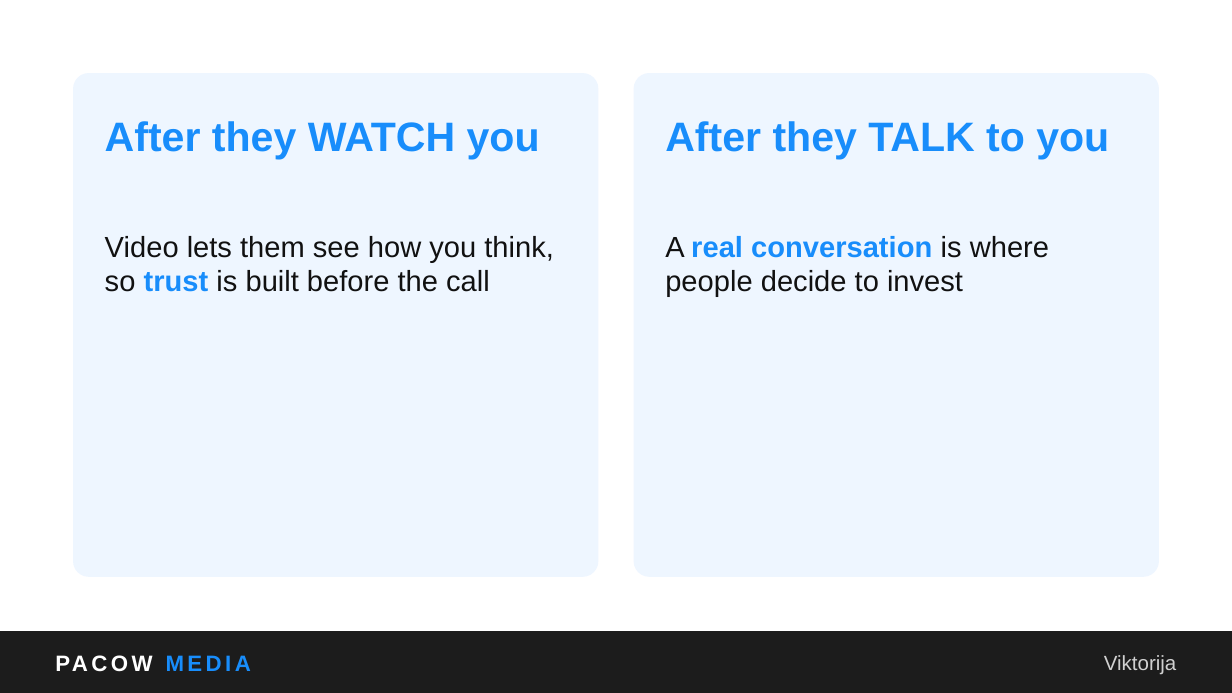
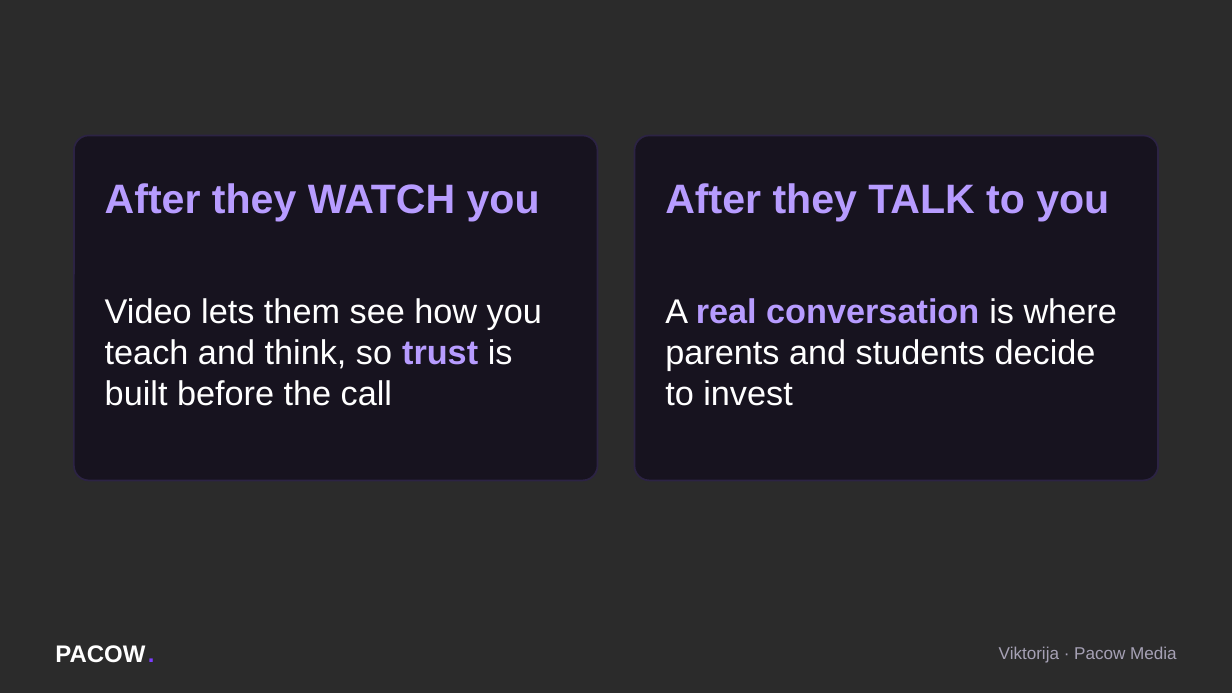
Before and after one commit to ema-del/business, a slide deck: slide 17 of webinar/Pacow_Media_Webinar.pptx (slide 25 before the commit). Drawn at 1232x693 pixels with LibreOffice and Linux fonts; fonts in the diff are those of the drawing; background and template pictures are left out; a plain dark background stands for a picture behind light text. Boxes give left, top, right and bottom in pixels: in the first picture for what was removed or moved away, otherwise in the second. Text is boxed around its words. In the diff, an @@ line names an element or a change of style, - is before the commit and + after.

```diff
--- a/webinar/Pacow_Media_Webinar.pptx
+++ b/webinar/Pacow_Media_Webinar.pptx
@@ background #FFFFFF to picture (left out) @@
@@ rounded rectangle at [74, 136, 598, 480]: fill #EEF6FF to #17131F; outline #EEF6FF 1 pt to #2C2344 1 pt; proportions changed @@
@@ rounded rectangle: place and size @@
-rounded rectangle at [74, 74, 598, 577]
+rounded rectangle at [74, 136, 598, 480]
@@ rounded rectangle: place and size @@
-rounded rectangle at [634, 74, 1158, 577]
+rounded rectangle at [634, 136, 1158, 480]
@@ rounded rectangle at [634, 136, 1158, 480]: fill #EEF6FF to #17131F; outline #EEF6FF 1 pt to #2C2344 1 pt; proportions changed @@
@@ text "After they WATCH you": place and size @@
-text "After they WATCH you" at [105, 121, 540, 160]
+text "After they WATCH you" at [105, 183, 540, 221]
@@ text "After they WATCH you" at [105, 183, 540, 221]: text colour #188DFB to #B79CFF @@
@@ text "After they TALK to you": place and size @@
-text "After they TALK to you" at [665, 121, 1109, 160]
+text "After they TALK to you" at [665, 183, 1109, 221]
@@ text "After they TALK to you" at [665, 183, 1109, 221]: text colour #188DFB to #B79CFF @@
@@ text at [105, 298, 542, 406]: text changed; size 17 to 20 pt; text colour #111111 to #FFFFFF @@
-Video lets them see how you think, so trust is built before the call
+Video lets them see how you teach and think, so trust is built before the call
@@ text at [665, 298, 1117, 406]: text changed; size 17 to 20 pt; text colour #111111 to #FFFFFF @@
-A real conversation is where people decide to invest
+A real conversation is where parents and students decide to invest
@@ rectangle removed at [0, 631, 1232, 692] @@
@@ text removed at [55, 631, 425, 692] @@
-PACOW MEDIA
@@ text added at [55, 645, 154, 663], 14 pt, text #FFFFFF, bold @@
+PACOW
@@ text added at [148, 631, 172, 674], 14 pt, text #7C3CFF, bold @@
+.
@@ text added at [999, 646, 1177, 663], 10 pt, text #A6A1B5 @@
+Viktorija · Pacow Media
@@ text removed at [1104, 655, 1177, 675] @@
-Viktorija
```
Also in this commit, not shown: 44 other slides changed, 15 slides added, 20 slides removed, 1 other file.
